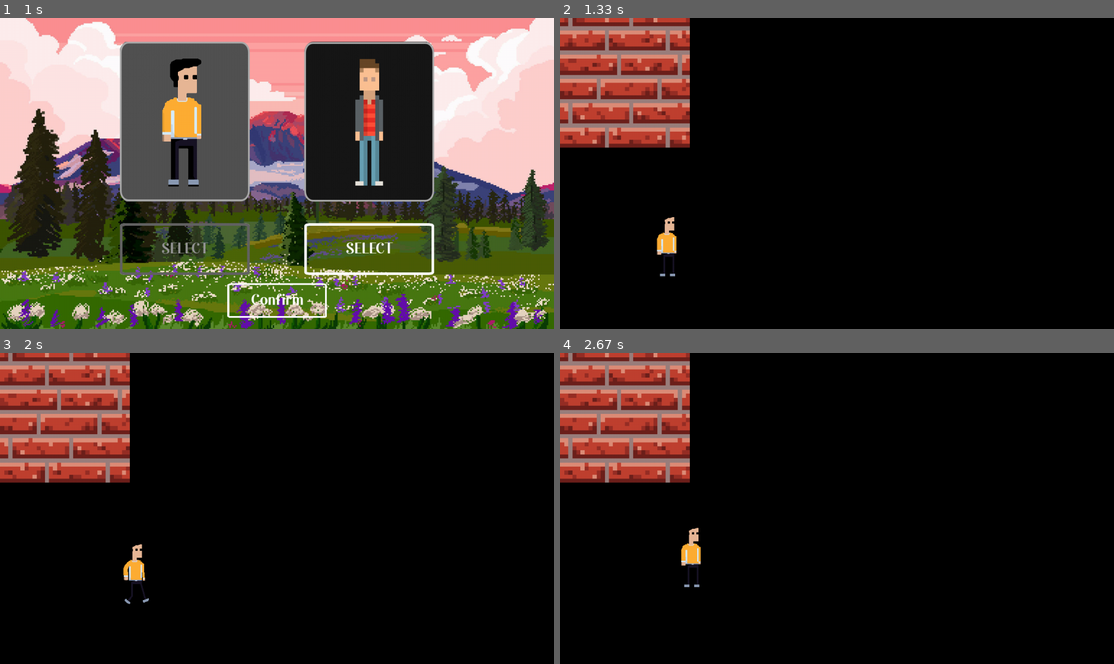
Above: before the commit, frames 1-4 (two rows, left to right).
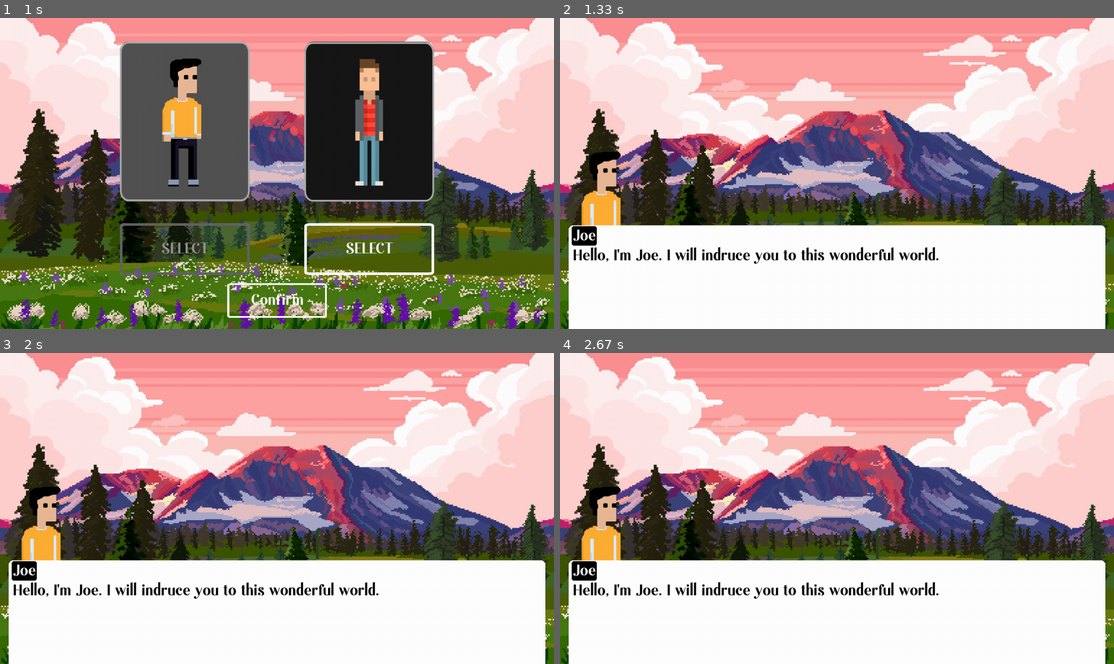
Above: after the commit, the same moments.

Repository: Samuelg924/Proyecto
Game: pygame game, started from proyecto-videojuego/pygame/main2.py
Same seed, same stepped clock (60 frames per second), same inputs: the game is played once before the commit and once after it.
Inputs (mouse positions are in pixels of both pictures, inside the frame that each line leads up to):
- Up to frame 1 (1 s): tap Enter at 0.33 s; click "SELECT" at 0.72 s
- Up to frame 2 (1.33 s): click "Confirm" at 1.05 s
- Up to frame 3 (2 s): hold D 1.33-1.8 s; move the mouse to (277, 530) at 1.37 s; hold W from 1.83 s (still down)
- Up to frame 4 (2.67 s): release W at 2.3 s

Frame 1 is identical in both runs. In frame 2, 99% of the frame differs, in the area x 0-100%, y 0-100%; in frame 3, 99%; in frame 4, 99%.

Commit message:
Avance en clase de dialogos

Diff:
--- /dev/null
+++ b/proyecto-videojuego/pygame/dialogues.py
@@ -0,0 +1 @@
+dialogue1 = "Hello, I'm Joe. I will indruce you to this wonderful world."
--- a/proyecto-videojuego/pygame/main2.py
+++ b/proyecto-videojuego/pygame/main2.py
@@ -1,5 +1,6 @@
 import pygame
 from sys import exit
+import dialogues
 
 class Scenario:
 	def __init__(self, background = "", floor = "", wall = "", wall_door = ""):
@@ -134,16 +135,23 @@
 
 class Dialogue_globe:
 	def __init__(self, text, name, character_icon):
-		self.text = gui_font.render(text, True, (255, 255, 255))
+		self.text = gui_font.render(text, True, (0, 0, 0))
 		self.character_icon = character_icon
-		self.character_name = name
+		self.character_name = gui_font.render(name, True, (255, 255, 255))
 		self.color = (255, 255, 255)
 
-		self.text_rect = pygame.Rect((20, (window_height / 3) * 2), (window_width - 40, ((window_height / 3) * 2) - 20))
+		self.text_background_rect = pygame.Rect((20, (window_height / 3) * 2), (window_width - 40, (((window_height / 3) * 2)) - 40))
+		self.text_rect = self.text.get_rect(topleft = (self.text_background_rect.topleft[0] + 10, self.text_background_rect.topleft[1] + 50))
+		self.character_icon_rect = self.character_icon.get_rect(bottomleft = self.text_background_rect.topleft)
+		self.character_name_rect = self.character_name.get_rect(bottomleft = (self.text_rect.topleft[0], self.text_rect.topleft[1] - 5))
+		self.character_name_background = pygame.Rect((self.character_name_rect.x - 2.5, self.character_name_rect.y - 2.5), (self.character_name_rect.width + 5, self.character_name_rect.height + 5))
 
 	def draw(self):
-		pygame.draw.rect(screen, self.color, self.text_rect, border_radius = 5)
+		pygame.draw.rect(screen, self.color, self.text_background_rect, border_radius = 10)
+		pygame.draw.rect(screen, (0, 0, 0), self.character_name_background, border_radius = 5)
+		screen.blit(self.character_name, self.character_name_rect)
 		screen.blit(self.text, self.text_rect)
+		screen.blit(self.character_icon, self.character_icon_rect)
 
 # Funciones
 
@@ -235,6 +243,7 @@
 
 character_surface1_0 = pygame.image.load("proyecto-videojuego/resources/Personaje1-Estatico.png").convert_alpha()
 character_surface1_1 = pygame.image.load("proyecto-videojuego/resources/Personaje1-1.png").convert_alpha()
+character_icon1 = pygame.transform.scale2x(pygame.image.load("proyecto-videojuego/resources/Personaje1-Icono.png").convert_alpha())
 
 # Variables adicionales (Pygame)
 
@@ -299,6 +308,10 @@
 # Classes
 
 character = Character(character_surface1_0)
+
+# Dialogos
+
+dialogue_1 = Dialogue_globe(dialogues.dialogue1, "Joe", character_icon1)
 
 # Main Loop
 
@@ -367,7 +380,7 @@
 		if button_selection_character1.status or button_selection_character2.status:
 			button_selection_character_confirm.draw()
 			if button_selection_character_confirm.status:
-				scene_number = 2
+				scene_number = 3
 
 	elif scene_number == 2:
 		wall = wall_brick_tile
@@ -377,5 +390,11 @@
 		character.move_character(direction)
 		scenario.draw_scenario2()
 
+	elif scene_number == 3:
+		background = background_flatlands
+		scenario = Scenario(background = background)
+		scenario.draw_scenario0()
+		dialogue_1.draw()
+
 	pygame.display.update()
 	clock.tick(60)
Binary file added: proyecto-videojuego/resources/Personaje1-Icono.png
